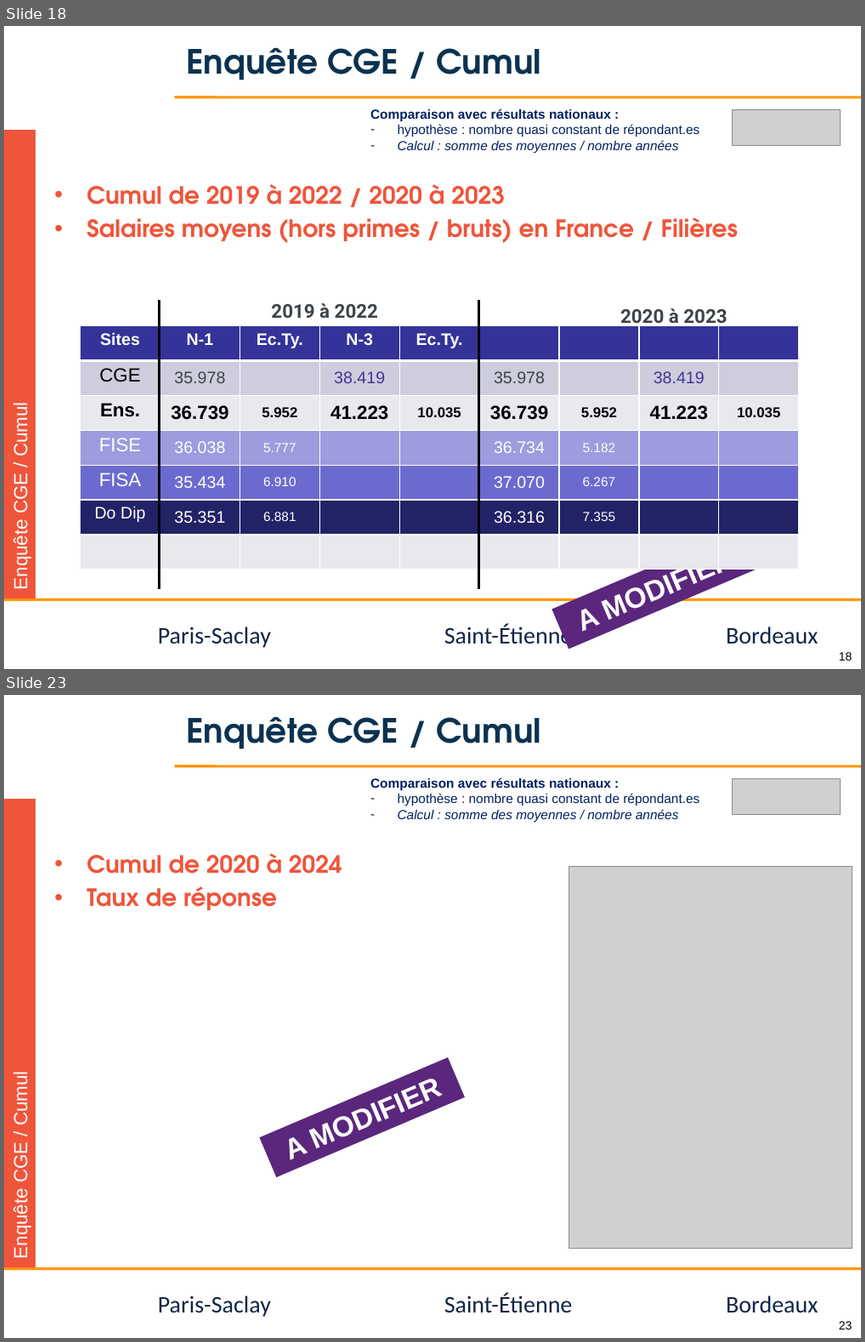
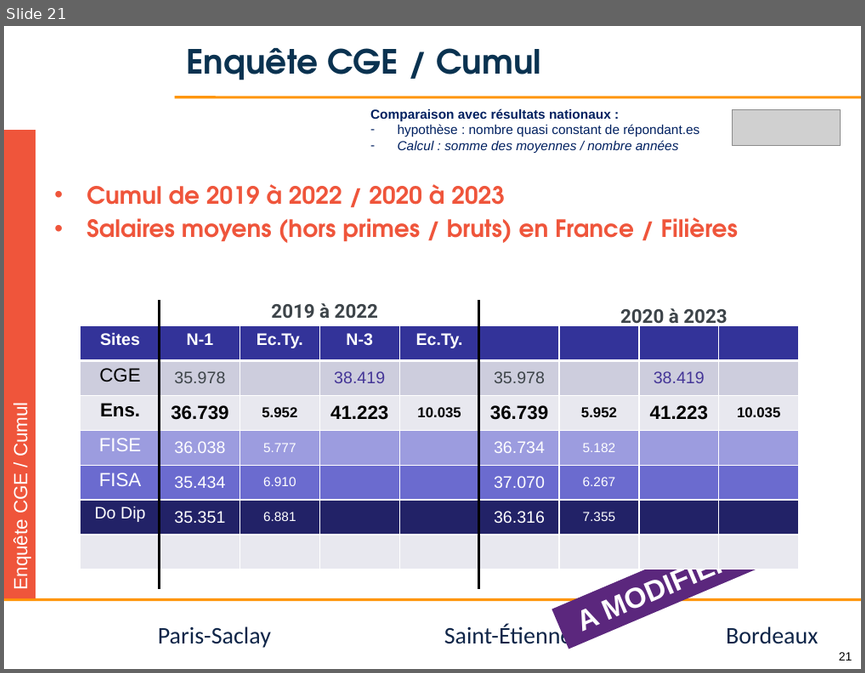
Before and after one commit to jvillemejane/jvillemejane, a slide deck: Presentations/2024_COPERF_CGE.pptx. Shown one above the other, each under a label of ours: slides 18 and 23 before the commit, slide 21 after it; the slides between them are not shown. The pictures are 865x1342 and 865x673 pixels, drawn with LibreOffice and Linux fonts; fonts in the diff are those of the drawing; grey boxes stand for pictures; background and template pictures are left out. Boxes give left, top, right and bottom in pixels: in the first picture for what was removed or moved away, otherwise in the second. Text is boxed around its words. In the diff, an @@ line names an element or a change of style, - is before the commit and + after.

```diff
--- a/Presentations/2024_COPERF_CGE.pptx
+++ b/Presentations/2024_COPERF_CGE.pptx
@@ slide 23 removed at [4, 695, 861, 1338], background #FFFFFF; not listed: 6 template elements that a slide beside it also shows @@
@@ title removed at [186, 717, 541, 749] @@
-Enquête CGE / Cumul
@@ text removed at [370, 777, 699, 822] @@
-Comparaison avec résultats nationaux :
-– hypothèse : nombre quasi constant de répondant.es
-– Calcul : somme des moyennes / nombre années
@@ picture removed at [732, 779, 840, 815] @@
@@ rectangle removed at [4, 799, 35, 1267] @@
-Enquête CGE / Cumul
@@ text removed at [86, 853, 342, 910] @@
-• Cumul de 2020 à 2024
-• Taux de réponse
@@ picture removed at [569, 867, 853, 1248] @@
@@ rectangle removed at [259, 1057, 465, 1176] @@
-A MODIFIER
@@ what was slide 18 is now slide 21 @@
@@ page number at [839, 652, 852, 660]: text changed @@
-18
+21
```
Also in this commit, not shown: 7 slides changed, 3 slides added, 4 other slides removed, 1 other file.
